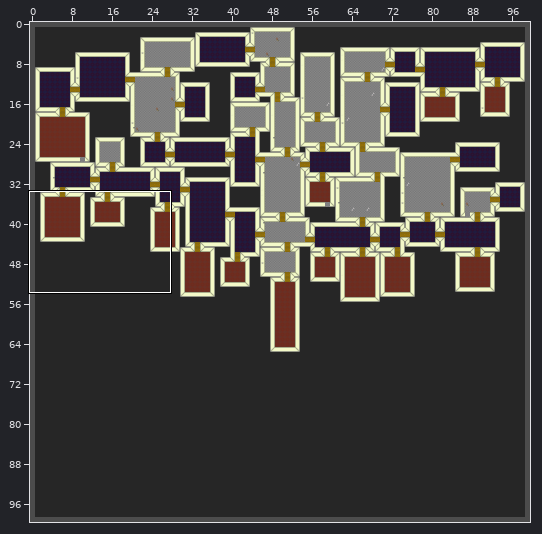
Tiled map, stored at desktop/Maps/test.tmx. Above, an overview of the earlier version with the close-up marked.
Close-up. Before:
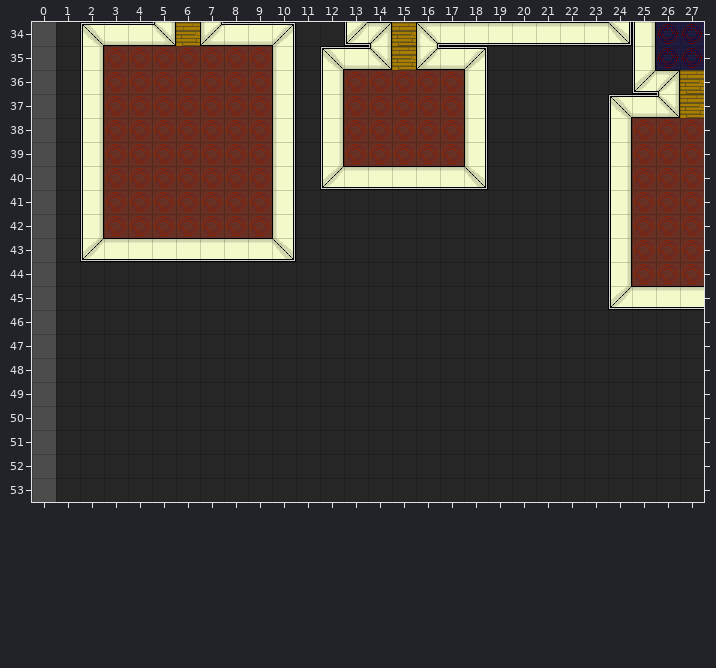
Cells are 32x32 px. Shown: x 0..27, y 34..53. The commit also changed other parts of the map, which this record leaves out.
And afterwards:
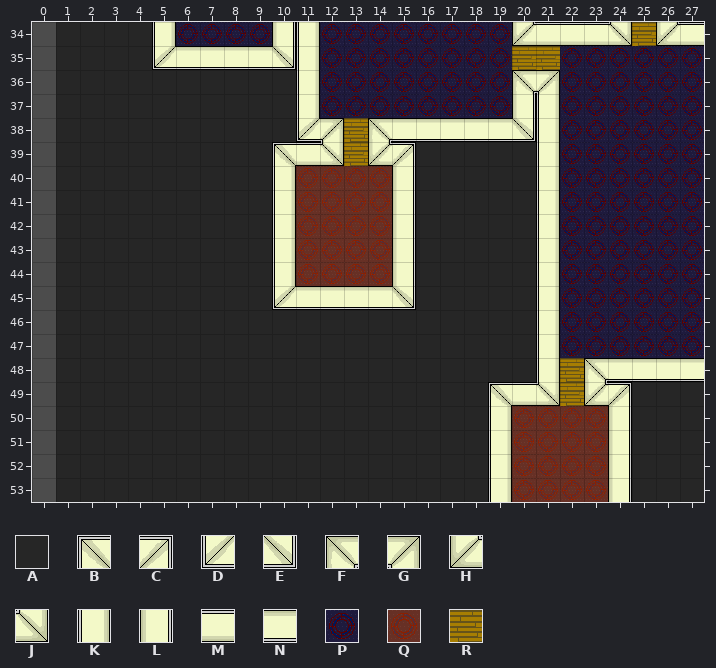
Key: from "Office01": A 0, B 2, C 3, D 4, E 5, F 6, G 7, H 8, J 9, K 10, L 20, M 30, N 40, P 60, Q 70, R 99.
_ is an empty cell.
Edits made:
Layer "Tile Layer 1":
y 34: x 2..27 BMMJRHMMCAADGRFNNNNNNNEKPP -> AAAKPPPPLKPPPPPPPPHMMMJRHM
y 35: x 2..25 KQQQQQQQLABMJRHMCAAAAAAK -> AAADNNNNEKPPPPPPPPRRPPPP
y 36: x 2..27 KQQQQQQQLAKQQQQQLAAAAAADGR -> AAAAAAAAAKPPPPPPPPFGPPPPPP
y 37: x 2..27 KQQQQQQQLAKQQQQQLAAAAABMJR -> AAAAAAAAAKPPPPPPPPLKPPPPPP
y 38: x 2..27 KQQQQQQQLAKQQQQQLAAAAAKQQQ -> AAAAAAAAADGRFNNNNNEKPPPPPP
y 39: x 2..18 KQQQQQQQLAKQQQQQL -> AAAAAAAABMJRHCAAA; x 21..27 AAAKQQQ -> KPPPPPP
y 40: x 2..18 KQQQQQQQLADNNNNNE -> AAAAAAAAKQQQQLAAA; x 21..27 AAAKQQQ -> KPPPPPP
y 41..42: x 2..15 KQQQQQQQLAAAAA -> AAAAAAAAKQQQQL; x 21..27 AAAKQQQ -> KPPPPPP
y 43: x 2..15 DNNNNNNNEAAAAA -> AAAAAAAAKQQQQL; x 21..27 AAAKQQQ -> KPPPPPP
y 44: x 10..15 AAAAAA -> KQQQQL; x 21..27 AAAKQQQ -> KPPPPPP
y 45: x 10..15 AAAAAA -> DNNNNE; x 21..27 AAADNNN -> KPPPPPP
y 46..47: x 21..27 AAAAAAA -> KPPPPPP
y 48: x 21..27 AAAAAAA -> KRFNNNN
y 49: x 19..24 AAAAAA -> BMJRHC
y 50..53: x 19..24 AAAAAA -> KQQQQL
Where, in picture pixels (left, top, right, bottom), the same in both close-ups:
changed: (80, 22, 704, 502)
